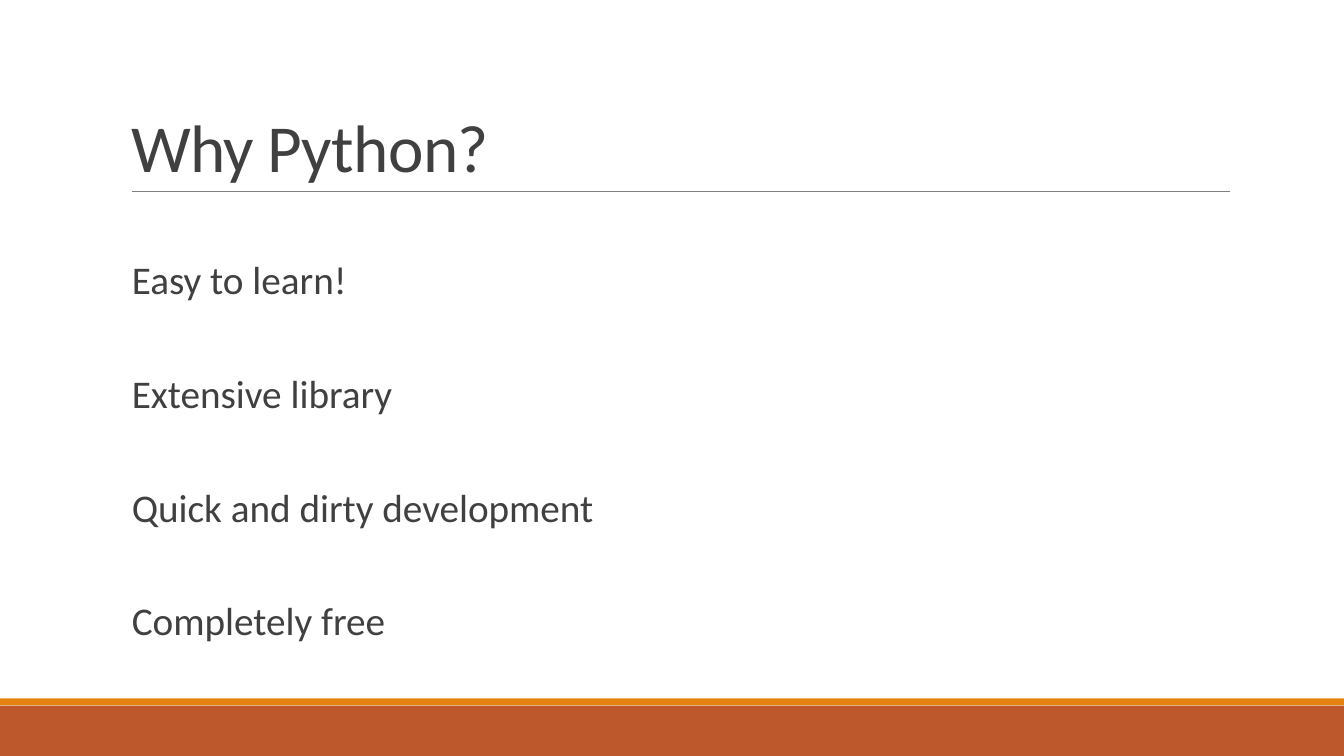
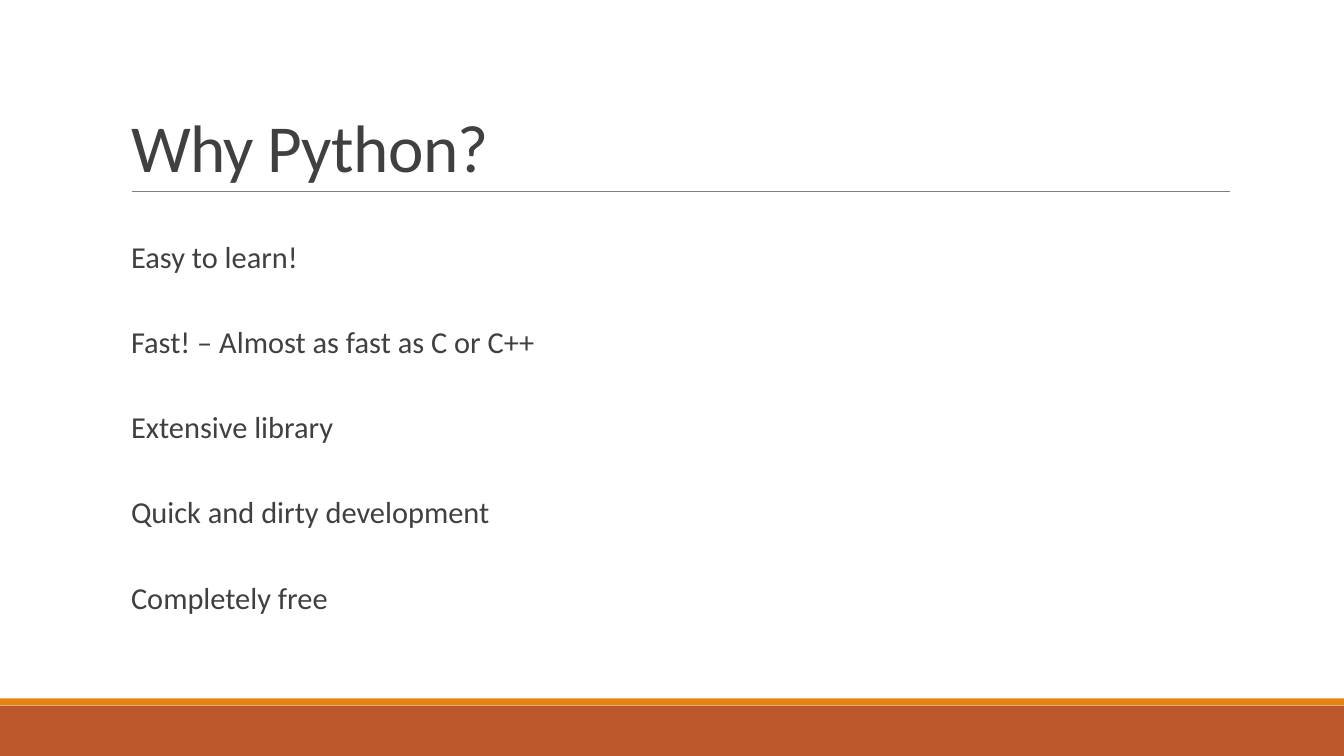
Before and after one commit to natarajan1993/Python-Lectures, a slide deck: slide 8 of 1-Introduction to Python.pptx. Drawn at 1344x756 pixels with LibreOffice and Linux fonts; fonts in the diff are those of the drawing. Boxes give left, top, right and bottom in pixels: in the first picture for what was removed or moved away, otherwise in the second. Text is boxed around its words. In the diff, an @@ line names an element or a change of style, - is before the commit and + after.

```diff
--- a/1-Introduction to Python.pptx
+++ b/1-Introduction to Python.pptx
@@ text at (131,247,490,614): size 28 to 21.7 pt in "Easy to learn!", "Extensive library", "Quick and dirty development", "Completely free"; line spacing 2 to 1.8 @@
@@ text at (131,332,535,353): paragraph added @@
+  Fast! – Almost as fast as C or C++
```
Also in this commit, not shown: 1 other slide changed, 1 other file.
